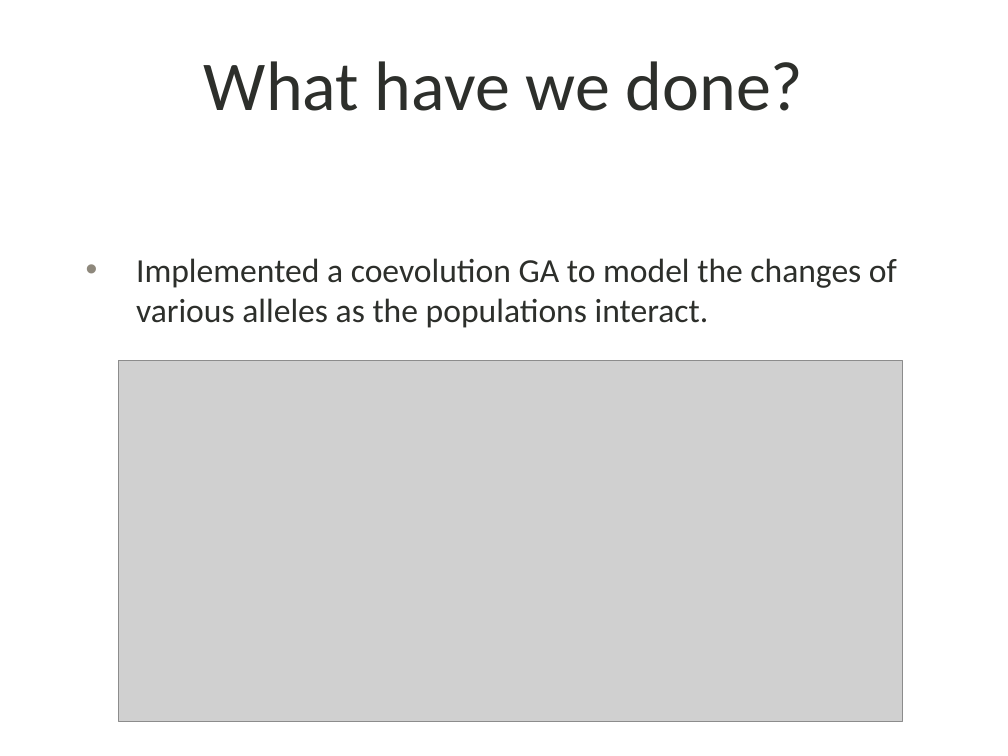
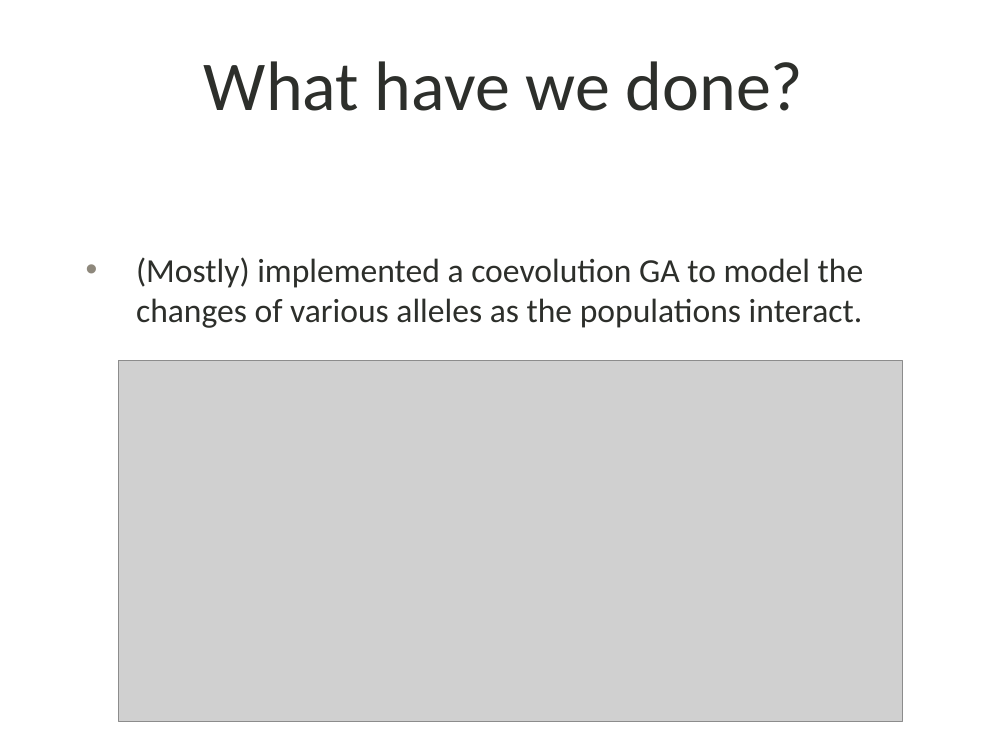
Before and after one commit to shankl/EvoComp_FinalProject, a slide deck: slide 9 of presentation.pptx. Drawn at 1008x756 pixels with LibreOffice and Linux fonts; fonts in the diff are those of the drawing; grey boxes stand for pictures; background and template pictures are left out. Boxes give left, top, right and bottom in pixels: in the first picture for what was removed or moved away, otherwise in the second. Text is boxed around its words. In the diff, an @@ line names an element or a change of style, - is before the commit and + after.

Commit message:
ppt edits

```diff
--- a/presentation.pptx
+++ b/presentation.pptx
@@ text at bbox=[136, 257, 864, 328]: text changed @@
-• Implemented a coevolution GA to model the changes of various alleles as the populations interact.
+• (Mostly) implemented a coevolution GA to model the changes of various alleles as the populations interact.
```
Also in this commit, not shown: 2 other slides changed, 1 other file.
